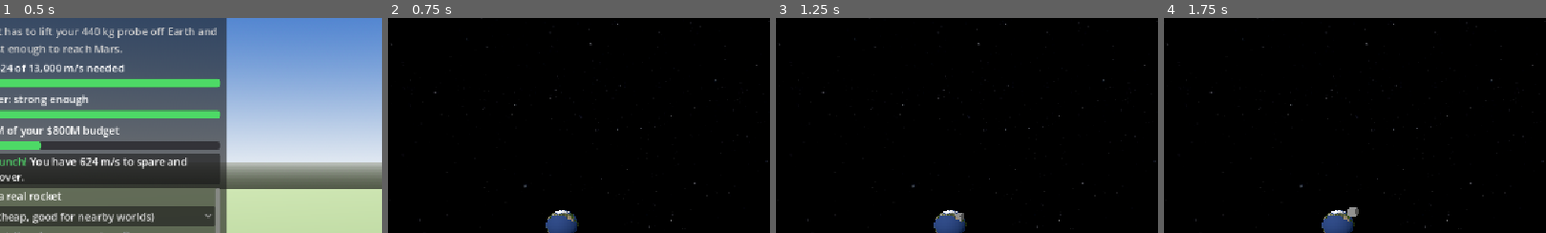
Above: before the commit, frames 1-4 (left to right).
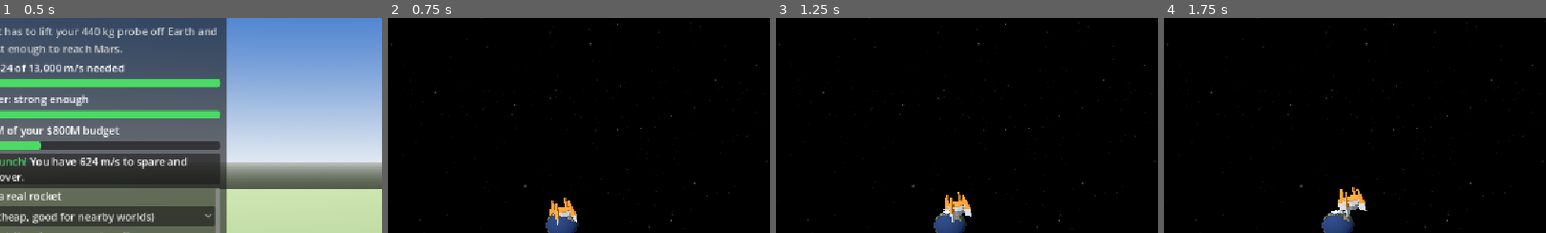
Above: after the commit, the same moments.

Repository: webs-rewired/space-mission
Game: Godot game, scene res://scenes/rocket_builder.tscn
The game is run twice, just before and just after one commit, with the same random seed, the same clock (stepped at 60 frames per second) and the same inputs. This scene is started directly instead of the project's main scene.
Inputs (mouse positions are % of the whole screen's width and height, from its top left):
- Up to frame 1 (0.5 s): no input
- Up to frame 2 (0.75 s): click "Launch!" at 0.5 s
- Up to frame 3 (1.25 s): no input
- Up to frame 4 (1.75 s): tap Enter at 1.25 s; move the mouse to (72, 45) at 1.27 s; hold D from 1.28 s (still down); tap F at 1.35 s; click (72, 45) at 1.42 s; tap Space at 1.52 s
The pictures show only the part of the screen within x 8-58%, y 6-56%; the shares and areas given below are measured in that part.

Frame 1 is identical in both runs. In frame 2, 0.4% of the frame differs, in the area x 42-50%, y 83-97%; in frame 3, 0.6%; in frame 4, 0.6%, in the area x 45-54%, y 78-93%.

Commit message:
Added models for rocket

Diff:
--- a/scenes/launch.tscn
+++ b/scenes/launch.tscn
@@ -1,6 +1,7 @@
 [gd_scene format=3 uid="uid://bbgbqh2xxi4en"]
 
 [ext_resource type="Script" uid="uid://bqlxdmthsajpb" path="res://scripts/launch.gd" id="1_qys52"]
+[ext_resource type="ArrayMesh" uid="uid://bwh6cb7rgih3m" path="res://scripts/rocket_baseA.obj" id="2_dklkq"]
 
 [sub_resource type="Environment" id="Environment_0utxl"]
 background_mode = 1
@@ -19,9 +20,6 @@
 [sub_resource type="SphereMesh" id="SphereMesh_qys52"]
 radius = 1.5
 height = 3.0
-
-[sub_resource type="BoxMesh" id="BoxMesh_0utxl"]
-size = Vector3(0.5, 0.5, 0.5)
 
 [node name="Launch" type="Node3D" unique_id=914564956]
 script = ExtResource("1_qys52")
@@ -45,7 +43,7 @@
 
 [node name="Probe" type="MeshInstance3D" parent="." unique_id=1021952272]
 transform = Transform3D(1, 0, 0, 0, 1, 0, 0, 0, 1, -10, 0, 0)
-mesh = SubResource("BoxMesh_0utxl")
+mesh = ExtResource("2_dklkq")
 
 [node name="CanvasLayer" type="CanvasLayer" parent="." unique_id=1498369641]
 
Not shown, added: scripts/rocket_baseA.mtl
Not shown, added: scripts/rocket_baseA.obj
Not shown, added: scripts/rocket_baseA.obj.import
Not shown, added: scripts/rocket_finsA.mtl
Not shown, added: scripts/rocket_finsA.obj
Not shown, added: scripts/rocket_finsA.obj.import
Not shown, added: scripts/rocket_fuelA.mtl
Not shown, added: scripts/rocket_fuelA.obj
Not shown, added: scripts/rocket_fuelA.obj.import
Not shown, added: scripts/rocket_sidesA.mtl
Not shown, added: scripts/rocket_sidesA.obj
Not shown, added: scripts/rocket_sidesA.obj.import
(and 3 more such lines)
